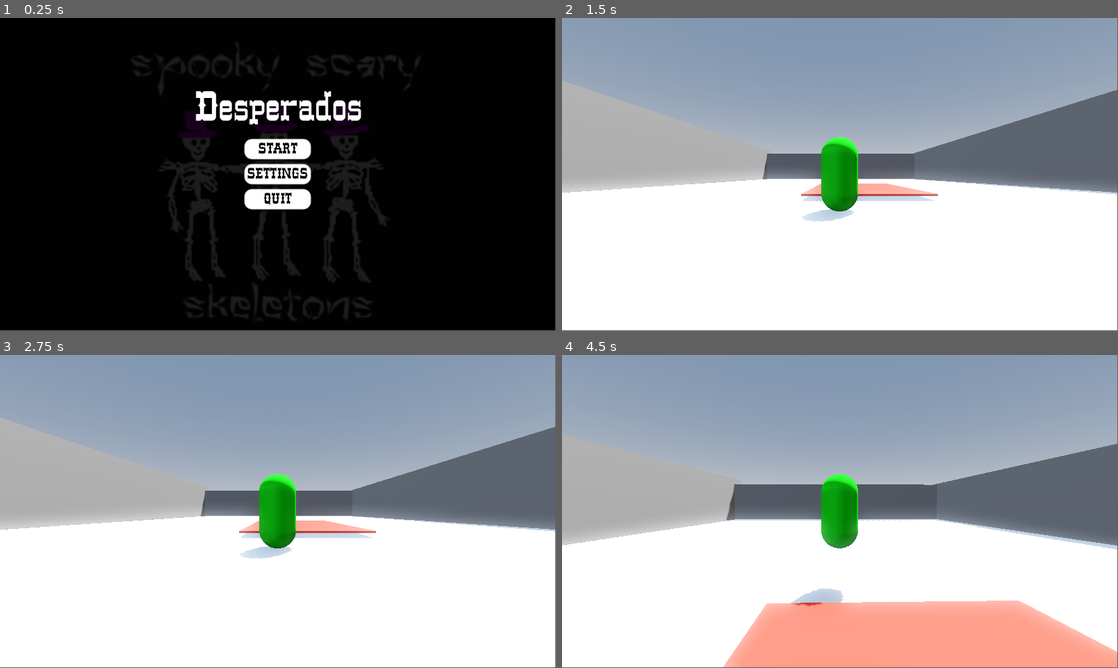
Above: before the commit, frames 1-4 (two rows, left to right).
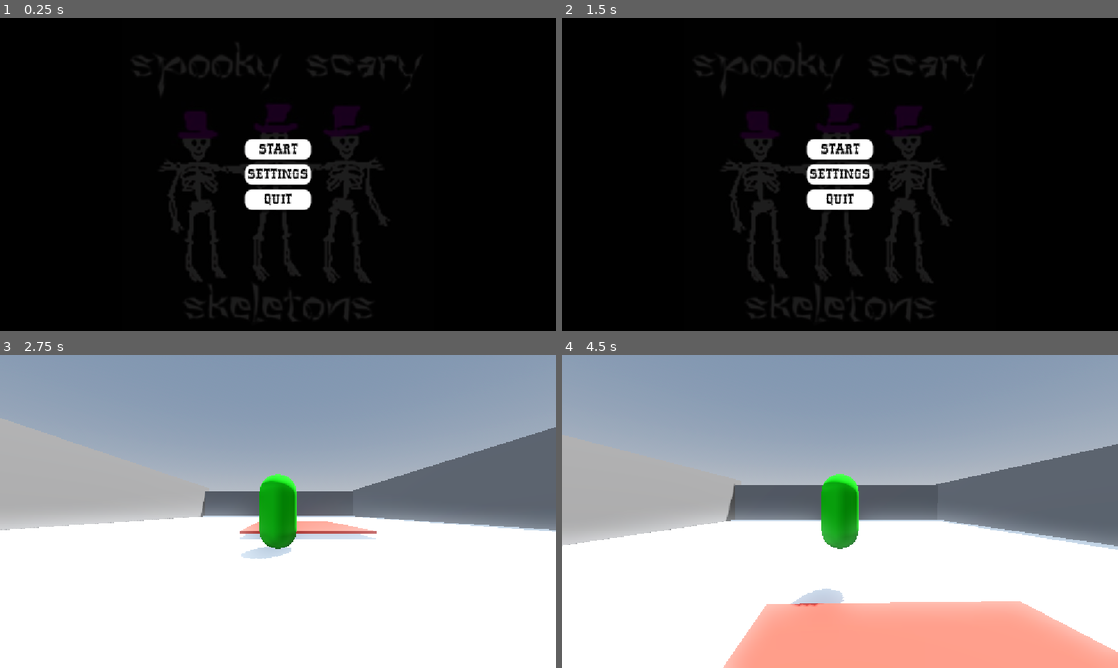
Above: after the commit, the same moments.

Repository: TylerPederson/effort
Game: Godot game, scene res://MainMenu_GUI/MainMenu.tscn
Same seed, same stepped clock (60 frames per second), same inputs: the game is played once before the commit and once after it. This scene is started directly instead of the project's main scene.
Inputs (mouse positions are in pixels of both pictures, inside the frame that each line leads up to):
- Up to frame 1 (0.25 s): no input
- Up to frame 2 (1.5 s): click "SETTINGS" at 0.5 s; click "START" (after the commit: "return") at 1.25 s
- Up to frame 3 (2.75 s): click (278, 486) at 2 s, where only the run after the commit has a clickable "START"
- Up to frame 4 (4.5 s): tap Enter (ui_accept) at 2.75, 3.02, 3.77 s; move the mouse to (867, 508) at 2.77 s; hold Up (ui_up) from 2.78 s (still down); move the mouse to (812, 511) at 3.52 s; move the mouse to (851, 505) at 4.27 s
In our replay, the window is 799x449 before the commit and 800x450 after it. These sizes can differ from the game's own. Grey fills any space a smaller window leaves; there, only what the larger window draws over its background counts as a difference.

The runs differ from the first frame. In frame 1, 2.2% of the frame differs, in the area x 35-65%, y 23-62%; in frame 2, 99%, in the area x 0-100%, y 0-100%; in frame 3, 0.6%; in frame 4, 0.9%.

Commit message:
made options menu
added music slider and tried to add a fullscreen mode

Diff:
--- a/MainMenu_GUI/MainMenu.tscn
+++ b/MainMenu_GUI/MainMenu.tscn
@@ -1,8 +1,11 @@
-[gd_scene load_steps=9 format=3 uid="uid://b2euyqp0jeudo"]
+[gd_scene load_steps=14 format=3 uid="uid://b2euyqp0jeudo"]
 
 [ext_resource type="Texture2D" uid="uid://b1hris447sq3q" path="res://MainMenu_GUI/Resources/103304.jpg" id="1_hfavc"]
 [ext_resource type="Script" uid="uid://okjyjcdi1gvo" path="res://MainMenu_GUI/main_menu.gd" id="1_p4l7n"]
 [ext_resource type="FontFile" uid="uid://cksl17ygj8juv" path="res://MainMenu_GUI/Resources/WEST____.TTF" id="2_p4l7n"]
+[ext_resource type="AudioStream" uid="uid://buco6wl60ssjn" path="res://MainMenu_GUI/Resources/bleh_bleh.wav" id="4_x5sud"]
+[ext_resource type="Script" uid="uid://slkkmvslua5b" path="res://MainMenu_GUI/audio_control.gd" id="5_3t6hj"]
+[ext_resource type="Script" uid="uid://g0jbtttjbi6w" path="res://MainMenu_GUI/full_screen_control.gd" id="6_qt4ss"]
 
 [sub_resource type="StyleBoxTexture" id="StyleBoxTexture_x5sud"]
 texture = ExtResource("1_hfavc")
@@ -43,6 +46,14 @@
 
 [sub_resource type="StyleBoxEmpty" id="StyleBoxEmpty_x5sud"]
 
+[sub_resource type="StyleBoxLine" id="StyleBoxLine_x5sud"]
+color = Color(1.0588765e-06, 0.76541805, 0.7630194, 1)
+thickness = 13
+
+[sub_resource type="StyleBoxLine" id="StyleBoxLine_3t6hj"]
+color = Color(0.045476057, 0.3176834, 0.6593044, 1)
+thickness = 13
+
 [node name="MainMenu" type="Control"]
 layout_mode = 3
 anchors_preset = 15
@@ -64,7 +75,7 @@
 grow_vertical = 2
 theme_override_styles/panel = SubResource("StyleBoxTexture_x5sud")
 
-[node name="VBoxContainer" type="VBoxContainer" parent="."]
+[node name="MainButtons" type="VBoxContainer" parent="."]
 layout_mode = 1
 anchors_preset = 8
 anchor_left = 0.5
@@ -79,7 +90,7 @@
 grow_vertical = 2
 theme_override_constants/separation = 10
 
-[node name="Button" type="Button" parent="VBoxContainer"]
+[node name="Button" type="Button" parent="MainButtons"]
 layout_mode = 2
 size_flags_vertical = 3
 theme_override_colors/font_color = Color(0, 0, 0, 1)
@@ -94,7 +105,7 @@
 theme_override_styles/focus = SubResource("StyleBoxEmpty_x5sud")
 text = "START"
 
-[node name="Button2" type="Button" parent="VBoxContainer"]
+[node name="Button2" type="Button" parent="MainButtons"]
 layout_mode = 2
 size_flags_vertical = 3
 theme_override_colors/font_color = Color(0, 0, 0, 1)
@@ -109,7 +120,7 @@
 theme_override_styles/focus = SubResource("StyleBoxEmpty_x5sud")
 text = "SETTINGS"
 
-[node name="Button3" type="Button" parent="VBoxContainer"]
+[node name="Button3" type="Button" parent="MainButtons"]
 layout_mode = 2
 size_flags_vertical = 3
 theme_override_colors/font_color = Color(0, 0, 0, 1)
@@ -125,6 +136,7 @@
 text = "QUIT"
 
 [node name="Label" type="Label" parent="."]
+visible = false
 layout_mode = 1
 anchors_preset = 8
 anchor_left = 0.5
@@ -145,6 +157,88 @@
 horizontal_alignment = 1
 vertical_alignment = 1
 
-[connection signal="pressed" from="VBoxContainer/Button" to="." method="_on_start_pressed"]
-[connection signal="pressed" from="VBoxContainer/Button2" to="." method="_on_setting_pressed"]
-[connection signal="pressed" from="VBoxContainer/Button3" to="." method="_on_quit_pressed"]
+[node name="AudioStreamPlayer" type="AudioStreamPlayer" parent="."]
+stream = ExtResource("4_x5sud")
+autoplay = true
+bus = &"Music"
+
+[node name="Options" type="Panel" parent="."]
+layout_mode = 1
+anchors_preset = 8
+anchor_left = 0.5
+anchor_top = 0.5
+anchor_right = 0.5
+anchor_bottom = 0.5
+offset_left = -230.0
+offset_top = -168.0
+offset_right = 226.5
+offset_bottom = 215.0
+grow_horizontal = 2
+grow_vertical = 2
+
+[node name="Label" type="Label" parent="Options"]
+layout_mode = 1
+anchors_preset = 10
+anchor_right = 1.0
+offset_left = 2.25
+offset_top = 15.5
+offset_right = 2.25
+offset_bottom = 88.0
+grow_horizontal = 2
+theme_override_fonts/font = ExtResource("2_p4l7n")
+theme_override_font_sizes/font_size = 65
+text = "OPTIONS"
+horizontal_alignment = 1
+vertical_alignment = 1
+
+[node name="Button" type="Button" parent="Options"]
+layout_mode = 1
+anchors_preset = 2
+anchor_top = 1.0
+anchor_bottom = 1.0
+offset_top = -46.0
+offset_right = 165.0
+grow_vertical = 0
+size_flags_vertical = 3
+theme_override_colors/font_color = Color(0, 0, 0, 1)
+theme_override_colors/font_focus_color = Color(0, 0, 0, 1)
+theme_override_colors/font_pressed_color = Color(0, 0, 0, 1)
+theme_override_colors/font_hover_color = Color(0, 0, 0, 1)
+theme_override_fonts/font = ExtResource("2_p4l7n")
+theme_override_font_sizes/font_size = 30
+theme_override_styles/normal = SubResource("StyleBoxFlat_dsf2w")
+theme_override_styles/pressed = SubResource("StyleBoxFlat_hfavc")
+theme_override_styles/hover = SubResource("StyleBoxFlat_p4l7n")
+theme_override_styles/focus = SubResource("StyleBoxEmpty_x5sud")
+text = "return"
+
+[node name="AudioControl" type="HSlider" parent="Options"]
+layout_mode = 0
+offset_left = 86.0
+offset_top = 97.0
+offset_right = 377.0
+offset_bottom = 127.0
+theme_override_styles/slider = SubResource("StyleBoxLine_x5sud")
+theme_override_styles/grabber_area = SubResource("StyleBoxLine_3t6hj")
+theme_override_styles/grabber_area_highlight = SubResource("StyleBoxLine_3t6hj")
+max_value = 1.0
+step = 0.05
+value = 0.5
+script = ExtResource("5_3t6hj")
+audio_bus_name = "Music"
+
+[node name="FullScreenControl" type="CheckButton" parent="Options"]
+layout_mode = 0
+offset_left = 100.0
+offset_top = 143.0
+offset_right = 372.0
+offset_bottom = 167.0
+text = "FullScreen"
+script = ExtResource("6_qt4ss")
+
+[connection signal="pressed" from="MainButtons/Button" to="." method="_on_start_pressed"]
+[connection signal="pressed" from="MainButtons/Button2" to="." method="_on_setting_pressed"]
+[connection signal="pressed" from="MainButtons/Button3" to="." method="_on_quit_pressed"]
+[connection signal="pressed" from="Options/Button" to="." method="_on_button_options_pressed"]
+[connection signal="value_changed" from="Options/AudioControl" to="Options/AudioControl" method="_on_value_changed"]
+[connection signal="toggled" from="Options/FullScreenControl" to="Options/FullScreenControl" method="_on_toggled_FullScreen"]
--- /dev/null
+++ b/MainMenu_GUI/audio_control.gd
@@ -0,0 +1,13 @@
+extends HSlider
+
+
+@export var audio_bus_name: String
+var audio_bus_id
+
+func _ready():
+	audio_bus_id = AudioServer.get_bus_index(audio_bus_name)
+
+func _on_value_changed(value: float) -> void:
+	#print(value)
+	var db = linear_to_db(value)
+	AudioServer.set_bus_volume_db(audio_bus_id, db)
--- /dev/null
+++ b/MainMenu_GUI/full_screen_control.gd
@@ -0,0 +1,8 @@
+extends CheckButton
+
+
+func _on_toggled_FullScreen(toggled_on: bool) -> void:
+	if toggled_on == true:
+		DisplayServer.window_set_mode(DisplayServer.WINDOW_MODE_FULLSCREEN)
+	else:
+		DisplayServer.window_set_mode(DisplayServer.WINDOW_MODE_WINDOWED)
--- a/MainMenu_GUI/main_menu.gd
+++ b/MainMenu_GUI/main_menu.gd
@@ -1,14 +1,24 @@
 extends Control
+
+@onready var main_buttons: VBoxContainer = $MainButtons
+@onready var options: Panel = $Options
+
+
 
 
 # Called when the node enters the scene tree for the first time.
 func _ready() -> void:
-	pass # Replace with function body.
+#func _ready():
+	#pass # Replace with function body.
+	main_buttons.visible = true
+	options.visible = false
 
 
 # Called every frame. 'delta' is the elapsed time since the previous frame.
 func _process(delta: float) -> void:
 	pass
+
+
 
 
 func _on_start_pressed() -> void:
@@ -18,8 +28,14 @@
 
 func _on_setting_pressed() -> void:
 	print("setting button pressed")
+	main_buttons.visible = false
+	options.visible = true
 
 
 func _on_quit_pressed() -> void:
 	print("quit button pressed")
 	get_tree().quit()
+
+
+func _on_button_options_pressed() -> void:
+	_ready()
--- /dev/null
+++ b/default_bus_layout.tres
@@ -0,0 +1,9 @@
+[gd_resource type="AudioBusLayout" format=3 uid="uid://4lurfiehasqf"]
+
+[resource]
+bus/1/name = &"Music"
+bus/1/solo = false
+bus/1/mute = false
+bus/1/bypass_fx = false
+bus/1/volume_db = 1.0582733
+bus/1/send = &"Master"
--- a/project.godot
+++ b/project.godot
@@ -18,3 +18,8 @@
 run/main_scene="uid://blgnpk61vbef4"
 config/features=PackedStringArray("4.5", "Forward Plus")
 config/icon="res://icon.svg"
+
+[display]
+
+window/subwindows/embed_subwindows=false
+window/stretch/mode="canvas_items"
Not shown, added: MainMenu_GUI/Resources/bleh_bleh.wav.import
Not shown, added: MainMenu_GUI/audio_control.gd.uid
Not shown, added: MainMenu_GUI/full_screen_control.gd.uid
Not shown, added: MainMenu_GUI/Resources/bleh_bleh.wav
Not shown, changed: README.md
